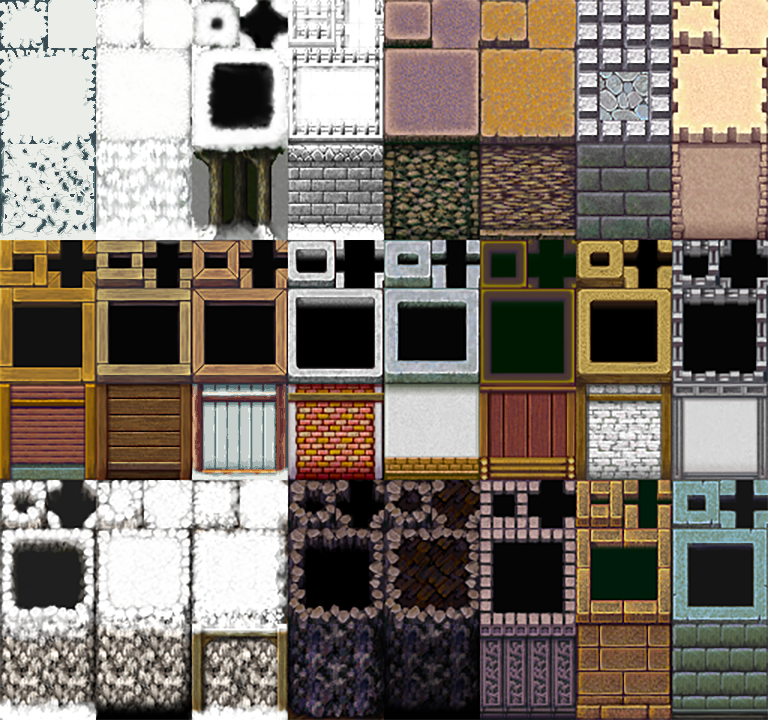
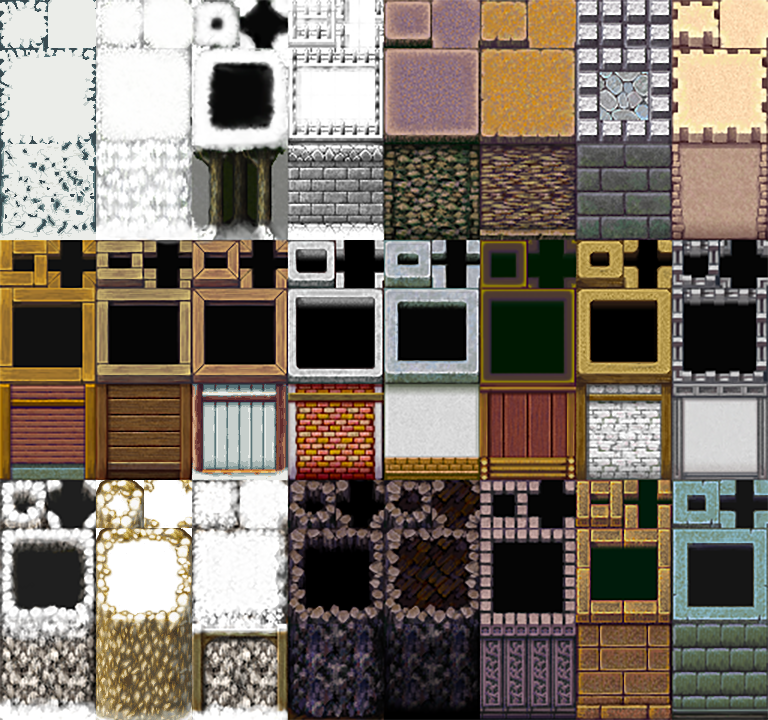
The second (768, 720) image is a revision of the first. Changes to its layers:
added layer "Layer 3" above "Wall" over [96, 480, 192, 720]
painted on "Layer 1" over [96, 480, 192, 720]
